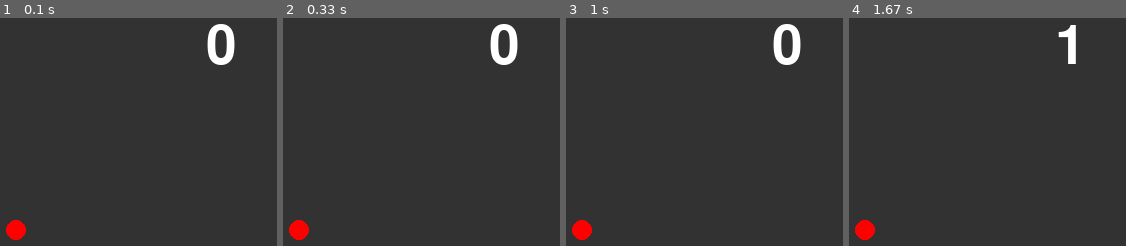
Above: before the commit, frames 1-4 (left to right).
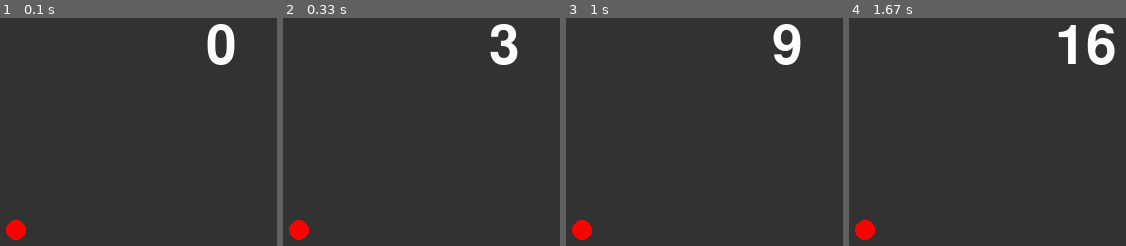
Above: after the commit, the same moments.

Repository: c0a25228be/ProjExD_1
Game: pygame game, started from pygame_system.py
Same seed, same stepped clock (60 frames per second), same inputs: the game is played once before the commit and once after it.
Inputs:
- Up to frame 1 (0.1 s): no input
- Up to frame 2 (0.33 s): no input
- Up to frame 3 (1 s): no input
- Up to frame 4 (1.67 s): no input

Frame 1 is identical in both runs. In frame 2, 0.6% of the frame differs, in the area x 74-85%, y 2-21%; in frame 3, 0.4%; in frame 4, 1.2%, in the area x 85-97%, y 2-21%.

Commit message:
FPS変更

Diff:
--- a/pygame_system.py
+++ b/pygame_system.py
@@ -15,7 +15,7 @@
     pg.draw.circle(enn, (255, 0, 0), (10, 10), 10)
     enn.set_colorkey((0, 0, 0))
 
-    tmr = 0
+    tmr = 0 # タイマー用の変数
     while True:
         for event in pg.event.get():
             if event.type == pg.QUIT: return
@@ -26,7 +26,7 @@
         screen.blit(enn, [100, 400])
         pg.display.update()
         tmr += 1
-        clock.tick(1)
+        clock.tick(10) # フレームレートを管理
 
 
 if __name__ == "__main__":
